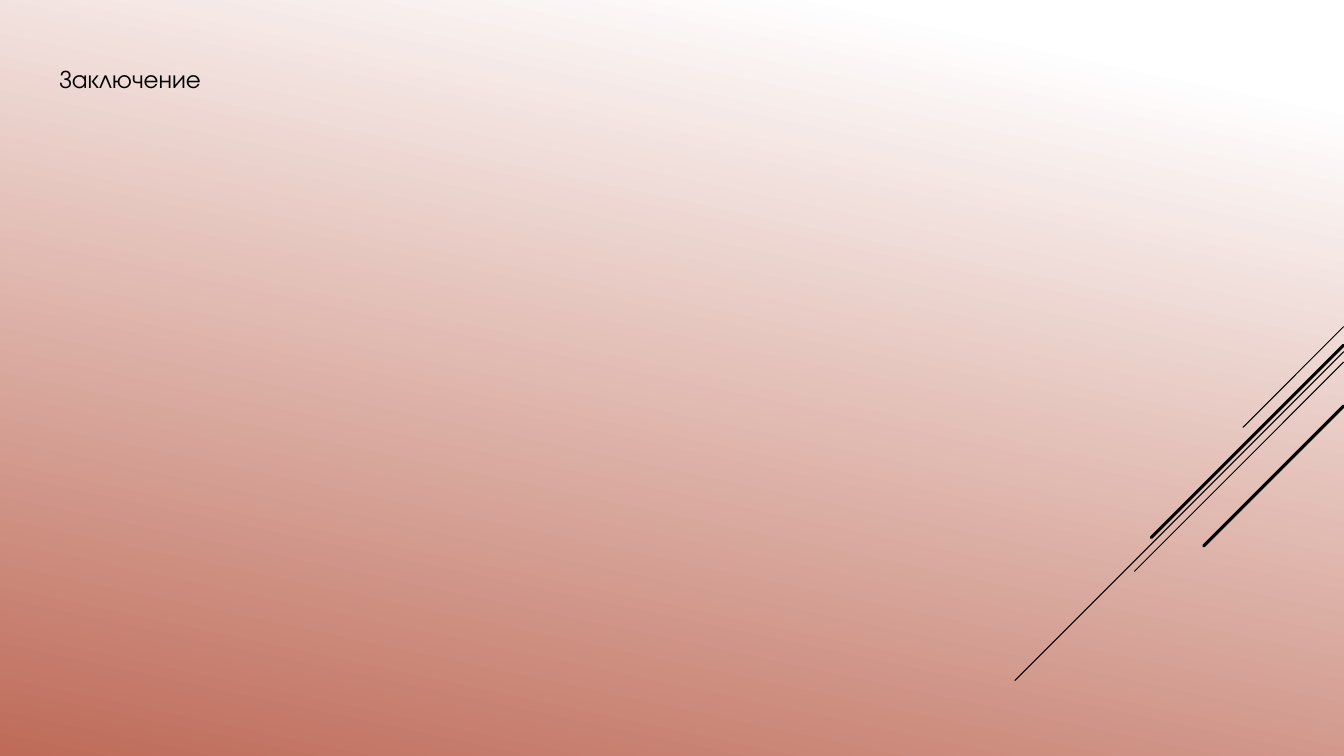
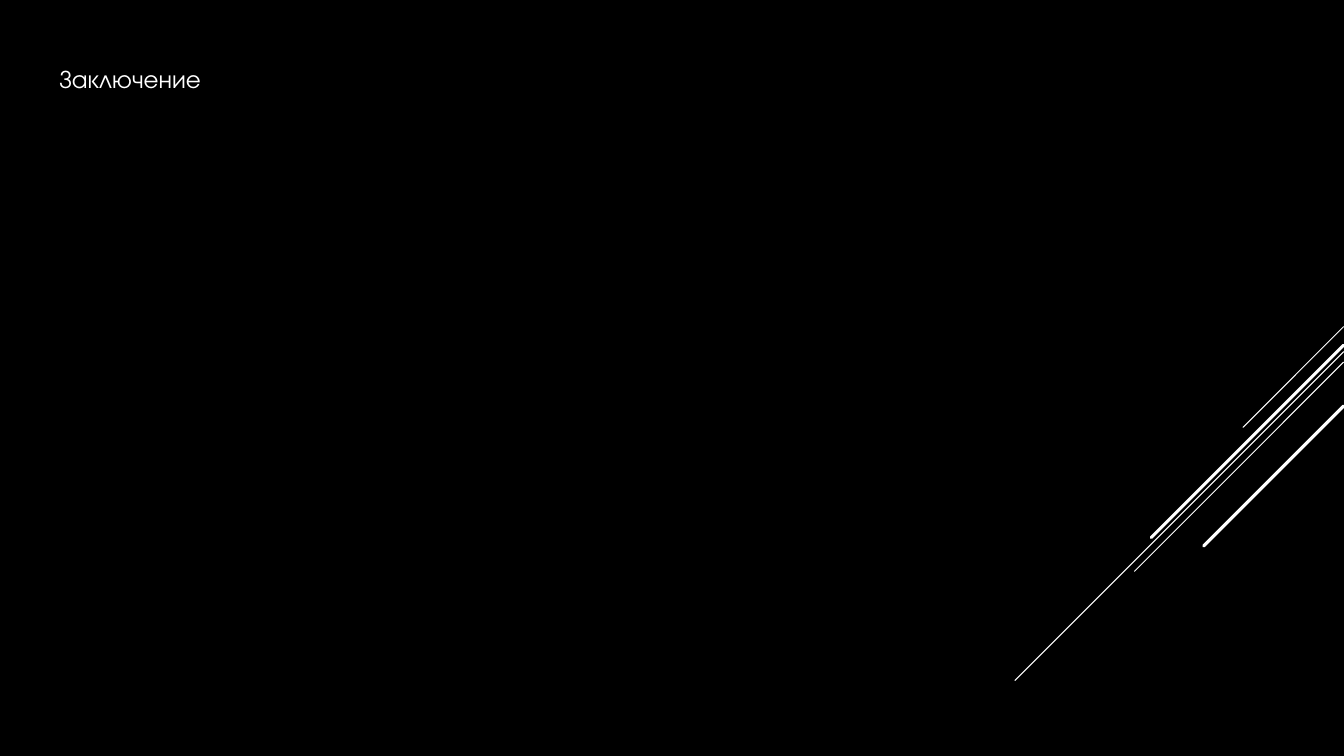
Before and after one commit to pgee-dzi2024/Theme_03, a slide deck: slide 9 of 03 Айсел Фейзи/Защита теория.pptx. Drawn at 1344x756 pixels with LibreOffice and Linux fonts; fonts in the diff are those of the drawing; background and template pictures are left out. Boxes give left, top, right and bottom in pixels: in the first picture for what was removed or moved away, otherwise in the second. Text is boxed around its words. In the diff, an @@ line names an element or a change of style, - is before the commit and + after.

```diff
--- a/03 Айсел Фейзи/Защита теория.pptx
+++ b/03 Айсел Фейзи/Защита теория.pptx
@@ background gradient #FFFFFF to #C26A56 to picture (left out) @@
@@ text "Заключение" at (x1=59, y1=70, x2=200, y2=89): text colour #000000 to #FFFFFF @@
@@ line (1344, 327) - (1243, 427): stroke #000000 0.75 pt to #FFFFFF 0.75 pt @@
@@ line (1344, 352) - (1015, 681): stroke #000000 0.75 pt to #FFFFFF 0.75 pt @@
@@ line (1344, 345) - (1151, 537): stroke #000000 2.25 pt to #FFFFFF 2.25 pt @@
@@ line (1344, 362) - (1135, 572): stroke #000000 0.75 pt to #FFFFFF 0.75 pt @@
@@ line (1344, 406) - (1204, 546): stroke #000000 2.25 pt to #FFFFFF 2.25 pt @@
```
Also in this commit, not shown: 6 other slides changed, 3 slides added, 3 slides removed, 4 other files.
